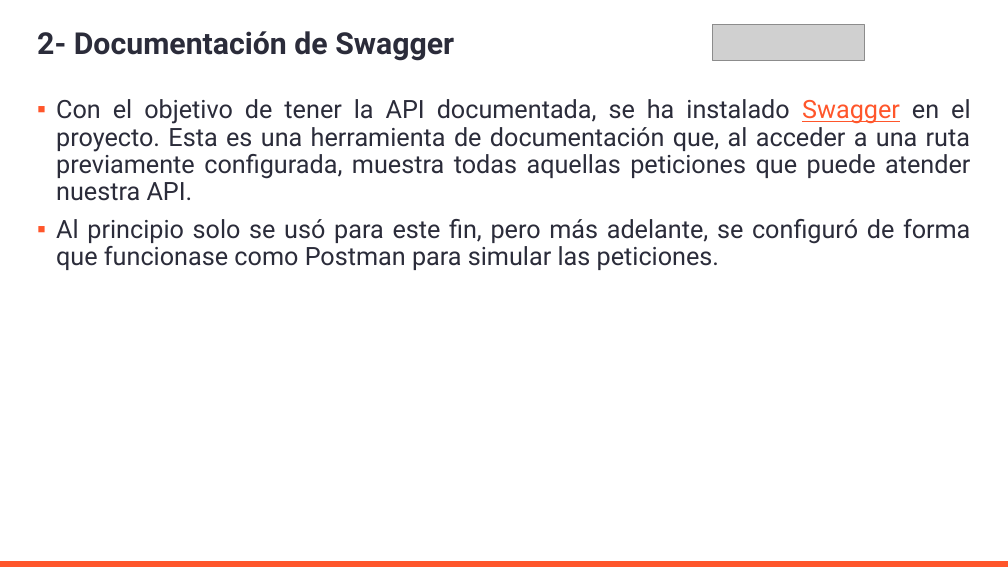
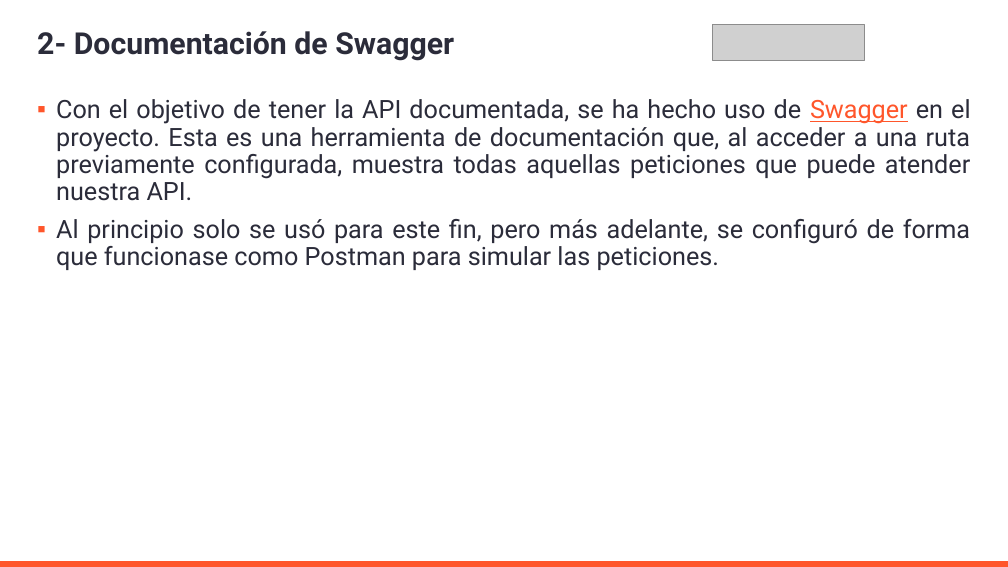
Before and after one commit to AleMedinaGarc/DotnetAPI-Practice, a slide deck: slide 5 of IniciacionDePracticasExternas.pptx. Drawn at 1008x567 pixels with LibreOffice and Linux fonts; fonts in the diff are those of the drawing; grey boxes stand for pictures; background and template pictures are left out. Boxes give left, top, right and bottom in pixels: in the first picture for what was removed or moved away, otherwise in the second. Text is boxed around its words. In the diff, an @@ line names an element or a change of style, - is before the commit and + after.

```diff
--- a/IniciacionDePracticasExternas.pptx
+++ b/IniciacionDePracticasExternas.pptx
@@ text at box(56, 99, 970, 201): text changed @@
-▪ Con el objetivo de tener la API documentada, se ha instalado Swagger en el proyecto. Esta es una herramienta de documentación que, al acceder a una ruta previamente configurada, muestra todas aquellas peticiones que puede atender nuestra API.
+▪ Con el objetivo de tener la API documentada, se ha hecho uso de Swagger en el proyecto. Esta es una herramienta de documentación que, al acceder a una ruta previamente configurada, muestra todas aquellas peticiones que puede atender nuestra API.
```
Also in this commit, not shown: 4 other slides changed, 1 other file.
